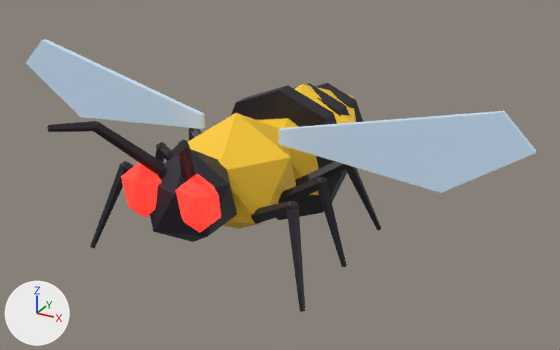
An edit to the FBX model meshes/Enemies/Wasp.fbx, drawn before and after from the same camera.
The view is the same before and after, from a 50 mm lens placed at (2.58, -4.29, 2.64), pointed at (0.11, 0.2, 0.4). Every picture has the same lights, and +X, +Y and +Z are marked at lower left. The picture after the commit comes second.

The scene before the commit, as lines of its bpy script (objects in view):
```python
ob_antennae = bpy.data.objects.new('Antennae', me_antennae_001)
ob_antennae.location = (0.0, -1.167, 1.005)
ob_body = bpy.data.objects.new('Body', me_body_001)
ob_body.location = (0.0, 0.392, 0.48)
ob_eyes = bpy.data.objects.new('Eyes', me_eyes_001)
ob_eyes.location = (0.0, -0.95, 0.68)
ob_legsl = bpy.data.objects.new('LegsL', me_legsl_001)
ob_legsl.location = (-0.55, -0.2, 0.349)
ob_legsr = bpy.data.objects.new('LegsR', me_legsr_001)
ob_legsr.location = (0.55, -0.2, 0.349)
ob_stripes = bpy.data.objects.new('Stripes', me_stripes_001)
ob_stripes.location = (0.0, 0.435, 0.45)
ob_wingl = bpy.data.objects.new('WingL', me_wingl_001)
ob_wingl.location = (-1.1, -0.15, 0.975)
ob_wingr = bpy.data.objects.new('WingR', me_wingr_001)
ob_wingr.location = (1.1, -0.15, 0.975)
```
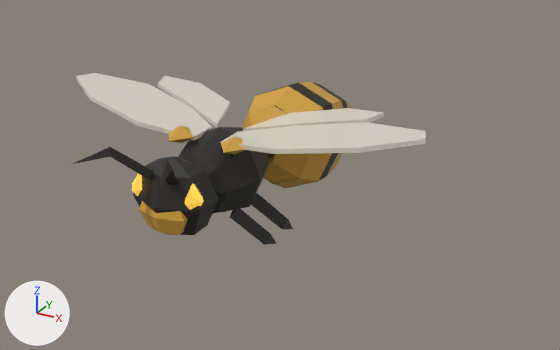
Edits to the bpy script that builds the scene:
```text
Change mat_m_4:
    mat_m_4.base_color: (1.0, 0.604, 0.0273) -> (0.651, 0.356, 0.0452)  # yellow #ffcc2e -> orange #d3a13c
Change mat_m_5:
    mat_m_5.base_color: (0.013, 0.0103, 0.0176) -> (0.896, 0.847, 0.738)  # black #1e1a24 -> white #f3eddf
    mat_m_5.alpha: 1.0 -> 0.65
Change me_body_001:
    remove me_body_001.from_pydata(...)  # 24 vertices, 40 faces; spans x -0.44..0.44, y -1.01..1.01, z -0.5..0.5
    remove me_body_001.materials.append(mat_m_4)  # yellow #ffcc2e
    add me_body_001.from_pydata(...)  # 156 vertices, 218 faces; spans x -0.4..0.4, y -1.67..1.67, z -0.5..0.5
    me_body_001 part 1: a new loose piece, a UV sphere (8 segments, 4 rings, poles along y) spanning x -0.3..0.3, y -1.03..-0.27, z -0.22..0.38, in mat_m_3 (black #26231f)
    me_body_001 part 2: a new loose piece, a UV sphere (6 segments, 4 rings, poles along z) spanning x -0.24..0.24, y -1.35..-0.95, z -0.16..0.36, in mat_m_3 (black #26231f)
    me_body_001 part 3: 24 vertices removed from x -0.44..0.44, y -1.01..1.01, z -0.5..0.5; 110 vertices added at x -0.4..0.4, y -1.67..1.67, z -0.5..0.5
    add me_body_001.materials.append(mat_m_3)  # black #26231f
Change me_eyes_001:
    remove me_eyes_001.from_pydata(...)  # 24 vertices, 40 faces; spans x -0.343..0.343, y -0.095..0.095, z -0.192..0.192
    remove me_eyes_001.materials.append(mat_m_6)  # red #ff3b30, glowing red #ff3b30
    add me_eyes_001.from_pydata(...)  # 12 vertices, 16 faces; spans x -0.258..0.258, y -0.085..0.085, z -0.102..0.102
    me_eyes_001 part 5: the whole mesh is rebuilt
    add me_eyes_001.materials.append(mat_m_2)  # yellow #e9b941, glowing yellow #e9b941
Change me_wingl_001:
    remove me_wingl_001.from_pydata(...)  # 10 vertices, 16 faces; spans x -0.8..0.8, y -0.02..0.02, z -0.28..0.27
    remove me_wingl_001.materials.append(mat_m_7)  # blue #cfe9ff
    add me_wingl_001.from_pydata(...)  # 28 vertices, 48 faces; spans x -0.61..0.61, y -0.43..0.43, z -0.09..0.09
    me_wingl_001 part 6: the whole mesh is rebuilt
    add me_wingl_001.materials.append(mat_m_5)  # white #f3eddf
Change me_wingr_001:
    remove me_wingr_001.from_pydata(...)  # 10 vertices, 16 faces; spans x -0.8..0.8, y -0.02..0.02, z -0.28..0.27
    remove me_wingr_001.materials.append(mat_m_7)  # blue #cfe9ff
    add me_wingr_001.from_pydata(...)  # 28 vertices, 48 faces; spans x -0.61..0.61, y -0.43..0.43, z -0.09..0.09
    me_wingr_001 part 4: the whole mesh is rebuilt
    add me_wingr_001.materials.append(mat_m_5)  # white #f3eddf
Change ob_body:
    ob_body.location: (0.0, 0.392, 0.48) -> (0.0, 0.25, 0.556)
Remove ob_stripes:
    ob_stripes = bpy.data.objects.new('Stripes', me_stripes_001)
Change ob_eyes:
    ob_eyes.location: (0.0, -0.95, 0.68) -> (0.0, -0.98, 0.72)
Change ob_wingl:
    ob_wingl.location: (-1.1, -0.15, 0.975) -> (0.705, -0.17, 0.967)
Change ob_wingr:
    ob_wingr.location: (1.1, -0.15, 0.975) -> (-0.705, -0.17, 0.967)
Remove ob_antennae:
    ob_antennae = bpy.data.objects.new('Antennae', me_antennae_001)
Remove ob_legsl:
    ob_legsl = bpy.data.objects.new('LegsL', me_legsl_001)
Remove ob_legsr:
    ob_legsr = bpy.data.objects.new('LegsR', me_legsr_001)
Add ob_abdomen:
    ob_abdomen = bpy.data.objects.new('Abdomen', me_abdomen_001)  # 94 vertices, 116 faces; spans x -0.4..0.4, y -1.18..1.18, z -0.4..0.4; in mat_m_4 (orange #d3a13c)
    ob_abdomen.location = (0.0, 0.076, 0.557)
```

Boxes [x1, y1, x2, y2] around the edits, measured in the pictures (560 x 350 px):
'WingR', recoloured, surface changed, reshaped, moved (40% narrower, 17% shorter): before [278, 111, 536, 193]; after [76, 73, 230, 141]
'Body', recoloured, reshaped, moved (64% wider, 12% taller): before [188, 84, 356, 229]; after [73, 82, 350, 245]
'WingL', recoloured, surface changed, reshaped, moved (14% wider, 48% shorter): before [26, 39, 205, 129]; after [221, 108, 426, 154]
'Stripes', deleted (black): before [150, 83, 363, 242]
'Abdomen', added (orange): after [139, 82, 350, 235]
'LegsR', deleted (black): before [251, 161, 381, 312]
'Eyes', reshaped, moved, recoloured: before [121, 162, 221, 233]; after [132, 173, 204, 210]
'Antennae', deleted: before [47, 121, 195, 181]
'LegsL', deleted: before [90, 128, 201, 248]
part 1 of me_body_001, added (black): after [178, 127, 270, 214]
part 2 of me_body_001, added (black): after [133, 156, 219, 235]
part 3 of me_body_001, reshaped: before [188, 84, 356, 229]; after [73, 82, 350, 245]
